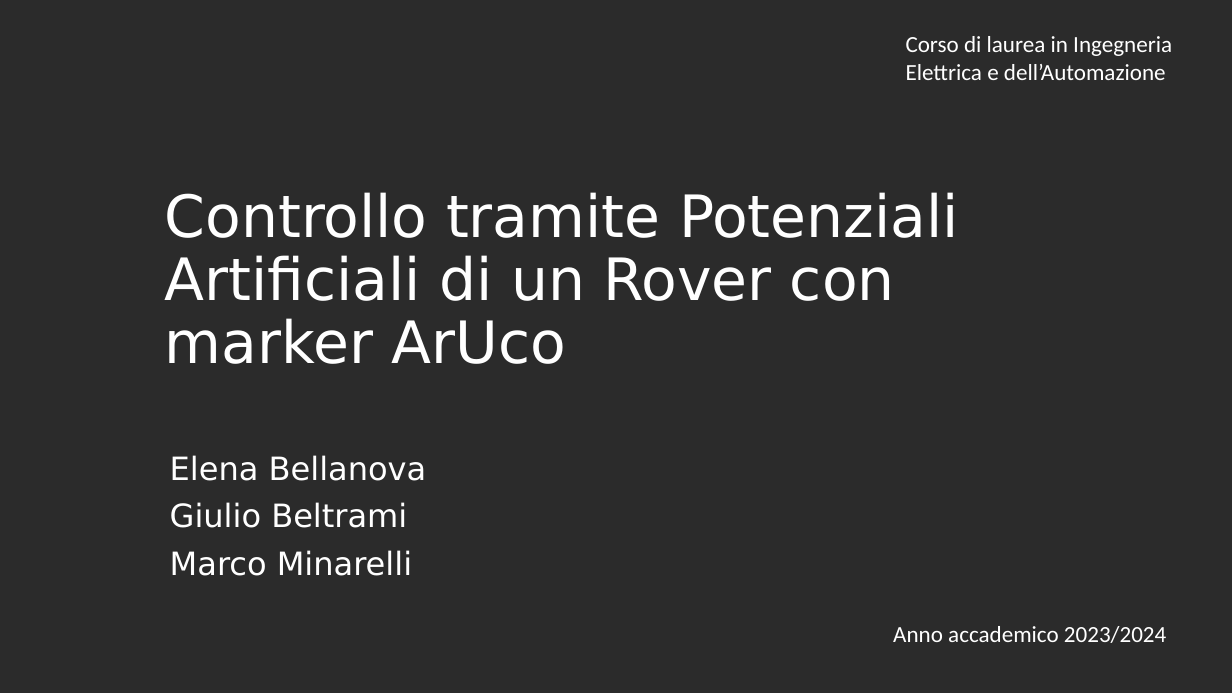
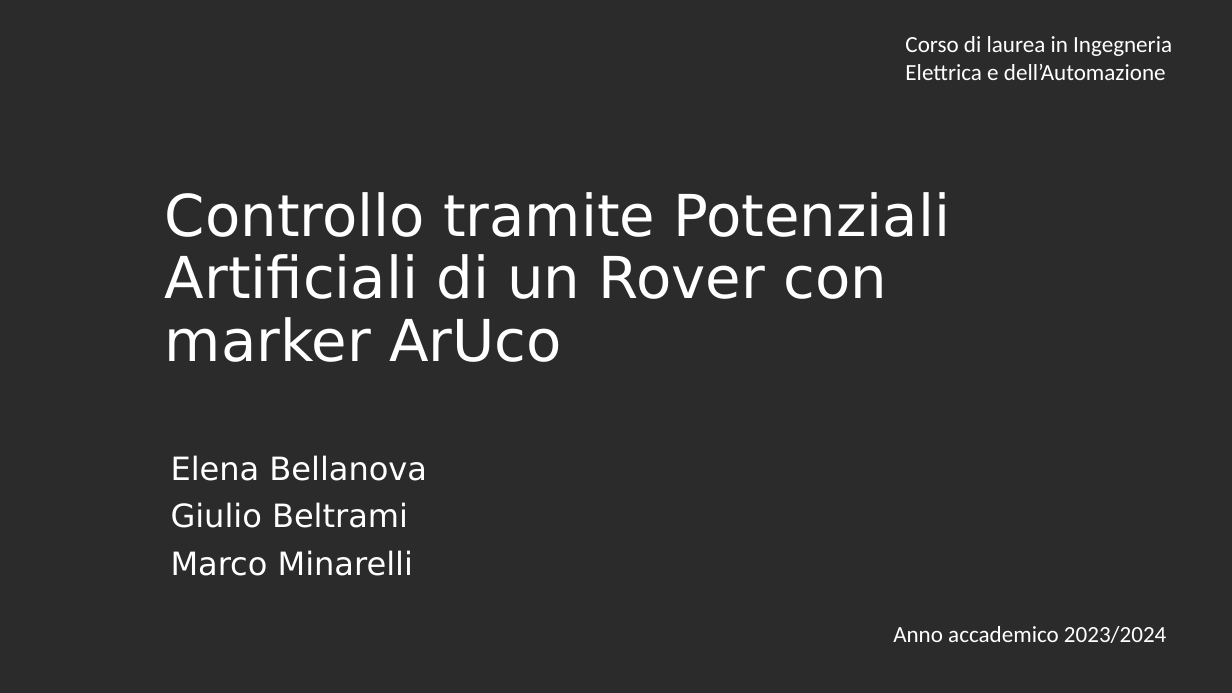
Before and after one commit to MarcoMinarelli/Rover_LabAuto, a slide deck: slide 1 of Presentazione LabAuto.pptx. Drawn at 1232x693 pixels with LibreOffice and Linux fonts; fonts in the diff are those of the drawing; background and template pictures are left out; a plain dark background stands for a picture behind light text. Boxes give left, top, right and bottom in pixels: in the first picture for what was removed or moved away, otherwise in the second. Text is boxed around its words. In the diff, an @@ line names an element or a change of style, - is before the commit and + after.

```diff
--- a/Presentazione LabAuto.pptx
+++ b/Presentazione LabAuto.pptx
@@ title "Controllo tramite Potenziali Artificiali di ..." at (165,192,950,362): size 45.5 to 45 pt @@
```
Also in this commit, not shown: 14 other slides changed.
